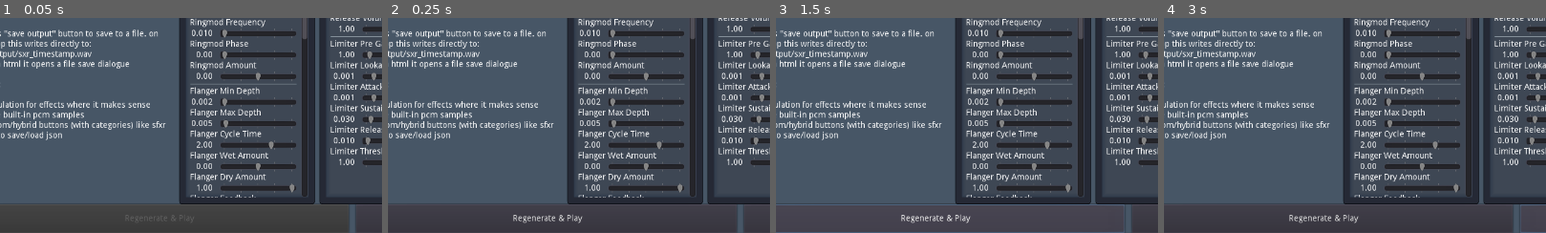
Above: before the commit, frames 1-4 (left to right).
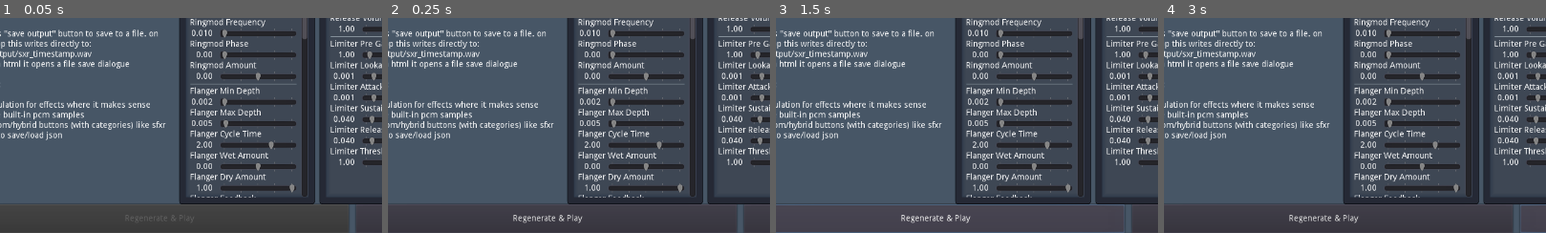
Above: after the commit, the same moments.

Repository: wareya/swtone
Game: Godot game, scene res://Main.tscn
The game is run twice, just before and just after one commit, with the same random seed, the same clock (stepped at 60 frames per second) and the same inputs.
Inputs:
- Up to frame 1 (0.05 s): no input
- Up to frame 2 (0.25 s): no input
- Up to frame 3 (1.5 s): click "Regenerate & Play" at 0.5 s; click "Regenerate & Play" at 1.25 s
- Up to frame 4 (3 s): click "Regenerate & Play" at 2 s; click "Save Output" at 2.75 s
The pictures show only the part of the screen within x 4-54%, y 50-100%; the shares and areas given below are measured in that part.

The runs differ from the first frame. In frame 1, 0.1% of the frame differs, in the area x 90-98%, y 45-60%; in frame 2, 0.1%; in frame 3, 0.1%; in frame 4, 0.1%.

Commit message:
change default limiter vals

Diff:
--- a/Main.gd
+++ b/Main.gd
@@ -539,8 +539,8 @@
     var limiter_pre_gain = 1.0
     var limiter_lookahead = 0.001
     var limiter_attack = 0.001
-    var limiter_sustain = 0.03
-    var limiter_release = 0.01
+    var limiter_sustain = 0.04
+    var limiter_release = 0.04
     var limiter_threshold = 1.0
     var limiter = Limiter.new(sample_rate, limiter_pre_gain, limiter_lookahead, limiter_attack, limiter_sustain, limiter_release, limiter_threshold)
 
